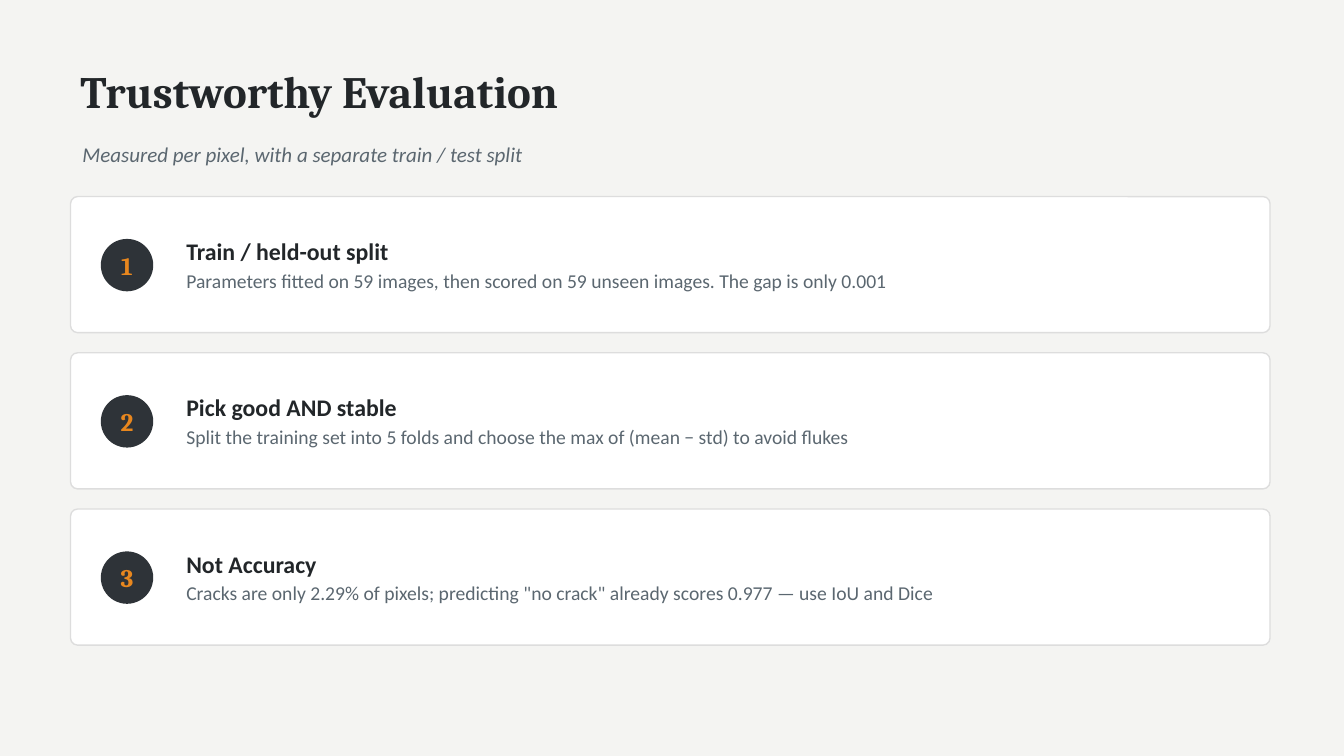
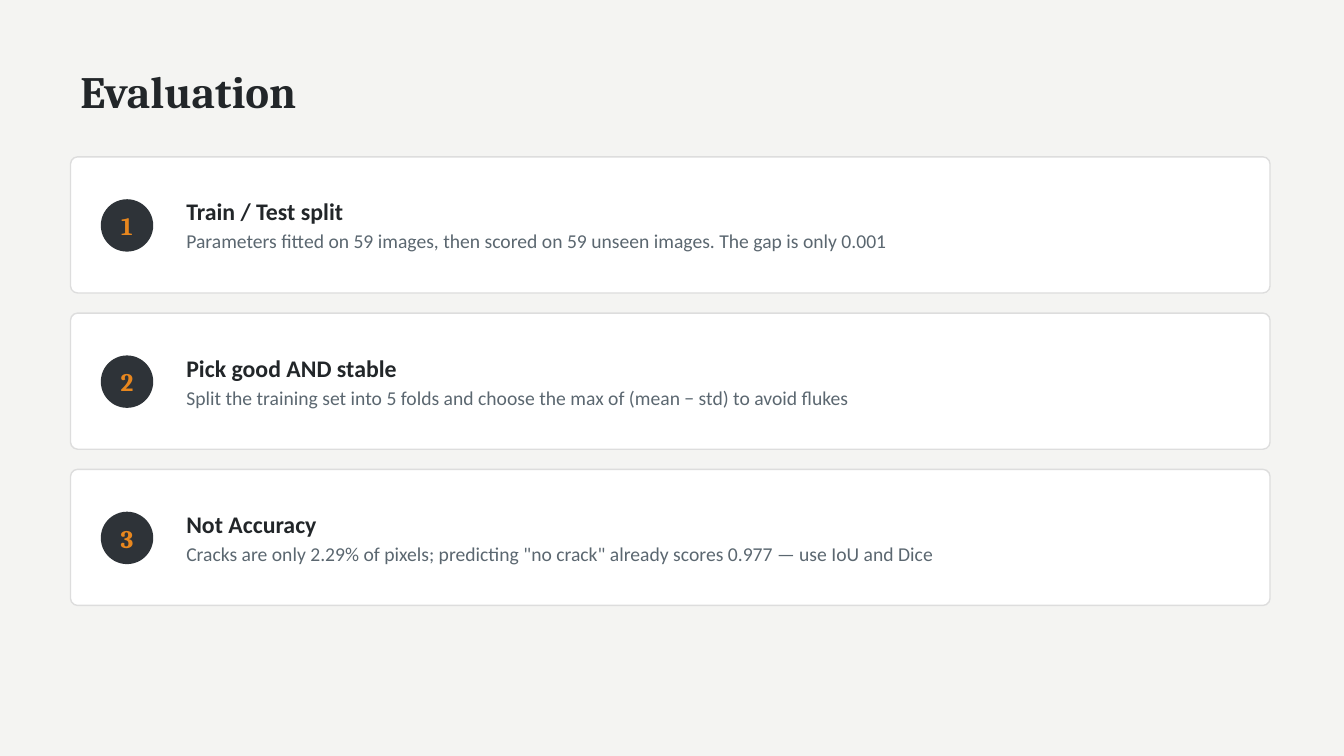
Before and after one commit to petanquex/miniproject-image-processing-concrete-crack-detection, a slide deck: slide 6 of docs/Concrete Crack Detection - Presentation (EN).pptx. Drawn at 1344x756 pixels with LibreOffice and Linux fonts; fonts in the diff are those of the drawing. Boxes give left, top, right and bottom in pixels: in the first picture for what was removed or moved away, otherwise in the second. Text is boxed around its words. In the diff, an @@ line names an element or a change of style, - is before the commit and + after.

```diff
--- a/docs/Concrete Crack Detection - Presentation (EN).pptx
+++ b/docs/Concrete Crack Detection - Presentation (EN).pptx
@@ text at <box>80,77,296,109</box>: text changed @@
-Trustworthy Evaluation
+Evaluation
@@ text removed at <box>82,147,523,166</box> @@
-Measured per pixel, with a separate train / test split
@@ text at <box>186,203,886,252</box>: text changed @@
-Train / held-out split
-Parameters fitted on 59 images, then scored on 59 unseen images. The gap is only 0.001
+Train / Test split
+Parameters fitted on 59 images, then scored on 59 unseen images. The gap is only 0.001
@@ 5 texts, 3 rounded rectangles, 3 ellipses: place and size @@
-5 texts, 3 rounded rectangles, 3 ellipses at <box>71,197,1270,645</box>
+5 texts, 3 rounded rectangles, 3 ellipses at <box>71,157,1270,606</box>
```
Also in this commit, not shown: 10 other slides changed, 1 slide added, 1 slide removed, 12 other files.
